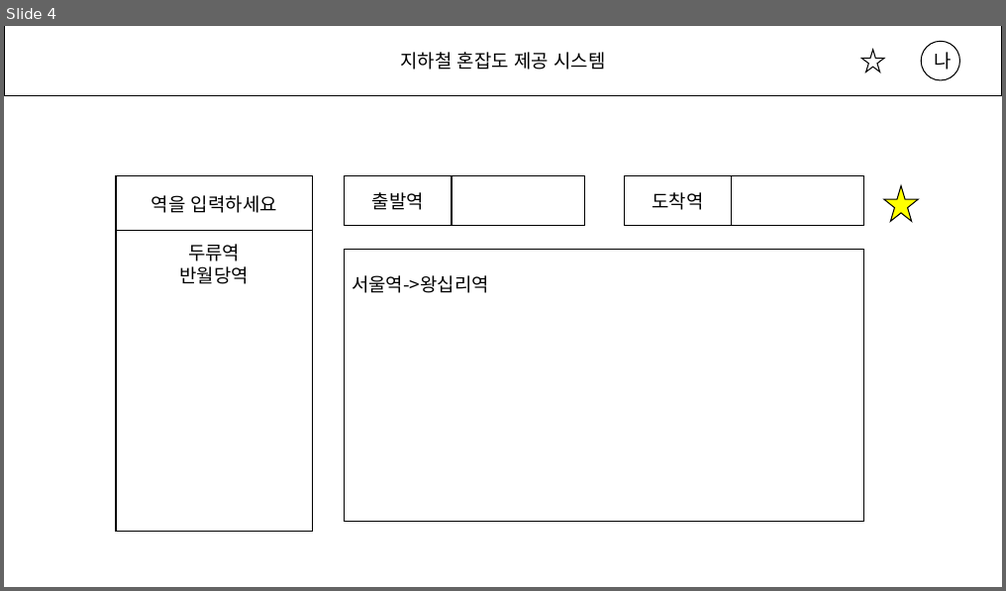
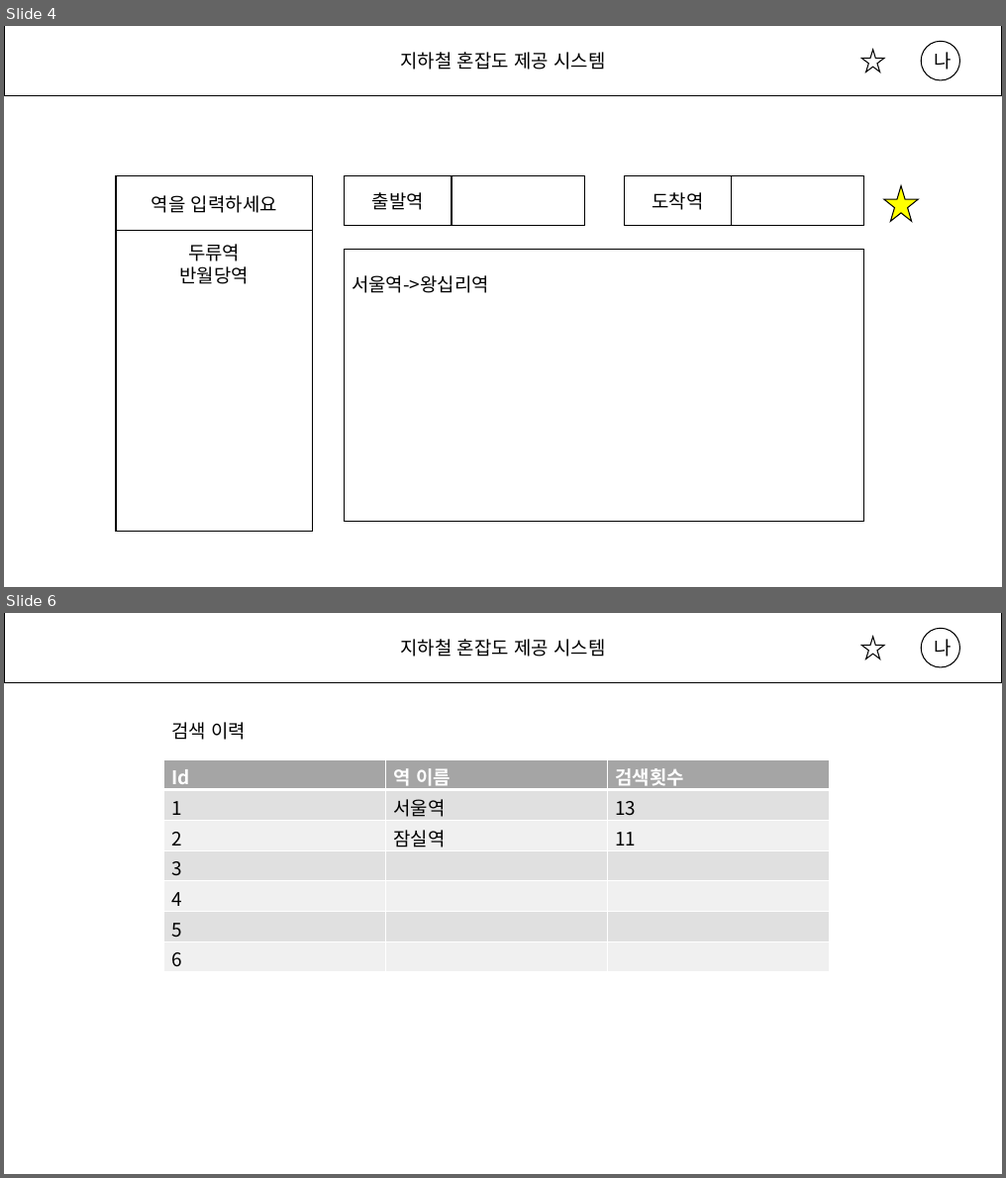
Before and after one commit to skwogus98/subway-congestion-provider, a slide deck: 개인프로젝트_산출물/2.설계단계/화면설계.pptx. Shown one above the other, each under a label of ours: slide 4 before the commit, slides 4 and 6 after it; the slides between them are not shown. The pictures are 1006x591 and 1006x1178 pixels, drawn with LibreOffice and Linux fonts; fonts in the diff are those of the drawing. Boxes give left, top, right and bottom in pixels: in the first picture for what was removed or moved away, otherwise in the second. Text is boxed around its words. In the diff, an @@ line names an element or a change of style, - is before the commit and + after.

```diff
--- a/개인프로젝트_산출물/2.설계단계/화면설계.pptx
+++ b/개인프로젝트_산출물/2.설계단계/화면설계.pptx
@@ slide 6 added at <box>4,613,1002,1174</box>, background #FFFFFF; not listed: 3 template elements that a slide beside it also shows @@
@@ text added at <box>171,722,246,740</box>, 18 pt, text #000000 @@
+검색 이력
@@ table added at <box>164,760,829,972</box>, 7 rows, 3 columns @@
+Id | 역 이름 | 검색횟수
+1 | 서울역 | 13
+2 | 잠실역 | 11
+3 |  | 
+4 |  | 
+5 |  | 
+6 |  | 
```
Also in this commit, not shown: 1 other slide added, 1 slide removed, 11 other files.
